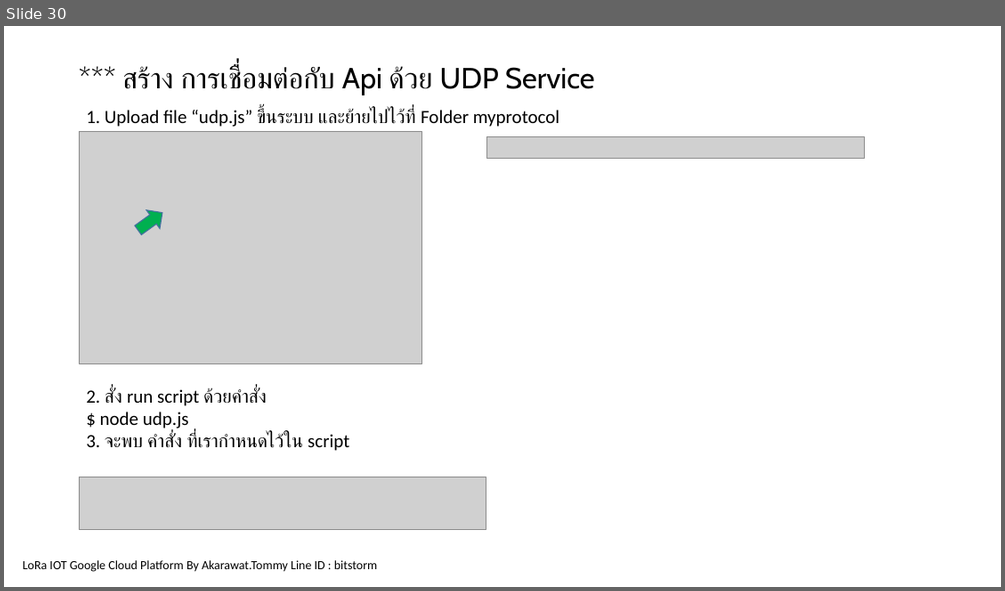
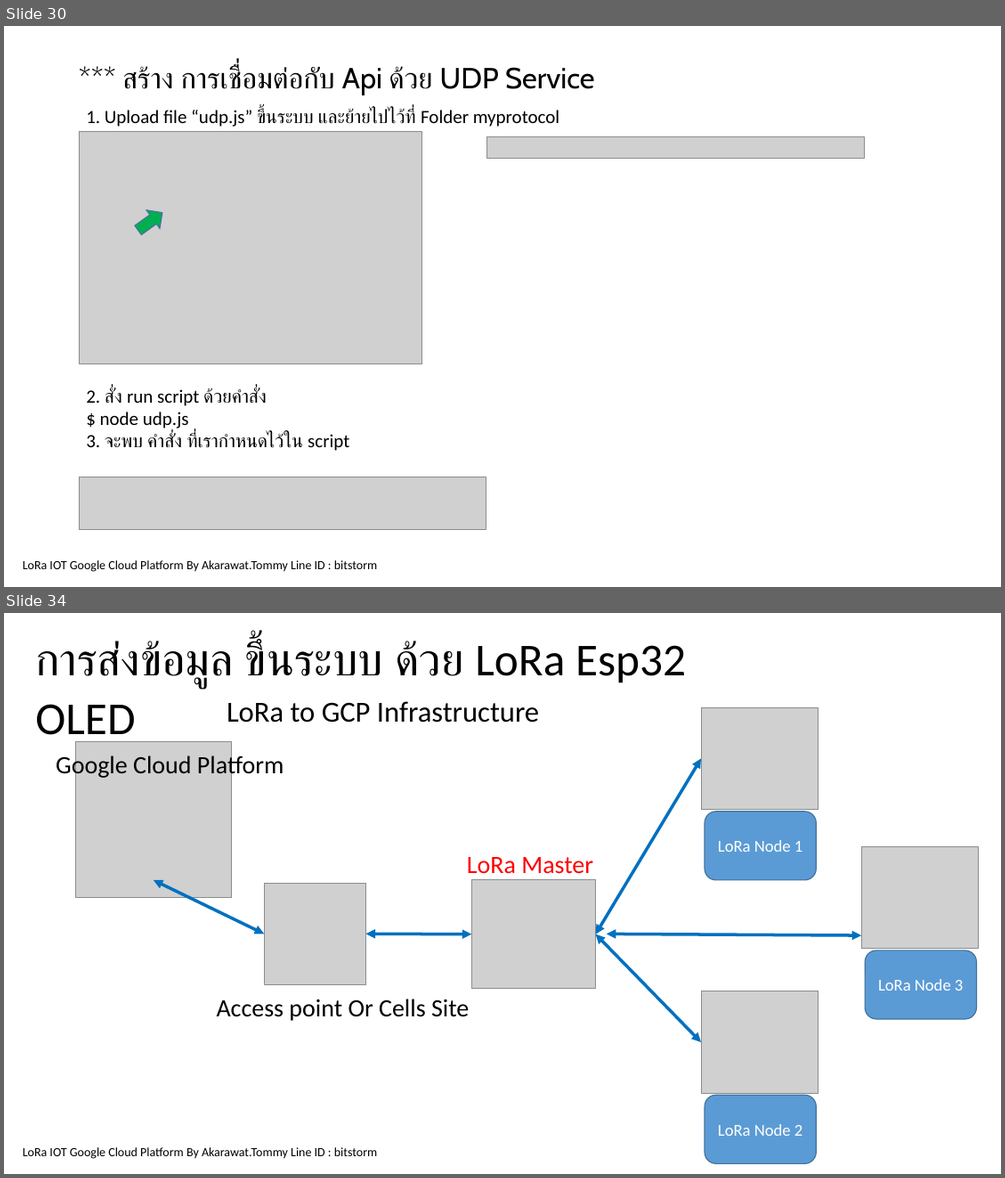
Before and after one commit to akarawat/GCPLoRaTraining, a slide deck: Documents/LoRaIOTGoogleCoudPlatform.pptx. Shown one above the other, each under a label of ours: slide 30 before the commit, slides 30 and 34 after it; the slides between them are not shown. The pictures are 1005x591 and 1005x1178 pixels, drawn with LibreOffice and Linux fonts; fonts in the diff are those of the drawing; grey boxes stand for pictures; background and template pictures are left out. Boxes give left, top, right and bottom in pixels: in the first picture for what was removed or moved away, otherwise in the second. Text is boxed around its words. In the diff, an @@ line names an element or a change of style, - is before the commit and + after.

```diff
--- a/Documents/LoRaIOTGoogleCoudPlatform.pptx
+++ b/Documents/LoRaIOTGoogleCoudPlatform.pptx
@@ slide 34 added at <box>4,613,1001,1174</box>, background picture (left out); not listed: 1 template element that a slide beside it also shows @@
@@ text added at <box>35,640,686,688</box>, 44 pt, text #000000 @@
+การส่งข้อมูล ขึ้นระบบ ด้วย LoRa Esp32 OLED
@@ text added at <box>226,701,539,722</box>, 28 pt, text #000000 @@
+LoRa to GCP Infrastructure
@@ picture added at <box>701,708,817,810</box> @@
@@ picture added at <box>76,742,231,897</box> @@
@@ text added at <box>56,753,283,779</box>, 24 pt, text #000000 @@
+Google Cloud Platform
@@ double arrow added from (596, 933) to (701, 759), #0070C0 3 pt @@
@@ rounded rectangle added at <box>704,811,816,880</box>, fill #5B9BD5, outline #43739E 1 pt, 16 pt, text #FFFFFF @@
+LoRa Node 1
@@ picture added at <box>862,846,979,948</box> @@
@@ text added at <box>467,857,593,874</box>, 24 pt, text #FF0000 @@
+LoRa Master
@@ double arrow added from (154, 880) to (264, 933), #0070C0 3 pt @@
@@ picture added at <box>264,883,366,985</box> @@
@@ picture added at <box>471,880,596,989</box> @@
@@ double arrow added from (366, 933) to (471, 933), #0070C0 3 pt @@
@@ double arrow added from (596, 933) to (701, 1042), #0070C0 3 pt @@
@@ double arrow added from (607, 933) to (862, 935), #0070C0 3 pt @@
@@ rounded rectangle added at <box>865,950,976,1019</box>, fill #5B9BD5, outline #43739E 1 pt, 16 pt, text #FFFFFF @@
+LoRa Node 3
@@ text added at <box>217,998,469,1021</box>, 24 pt, text #000000 @@
+Access point Or Cells Site
@@ picture added at <box>701,991,817,1093</box> @@
@@ rounded rectangle added at <box>704,1094,816,1163</box>, fill #5B9BD5, outline #43739E 1 pt, 16 pt, text #FFFFFF @@
+LoRa Node 2
```
Also in this commit, not shown: 1 slide changed, 4 other slides added, 2 other files.
